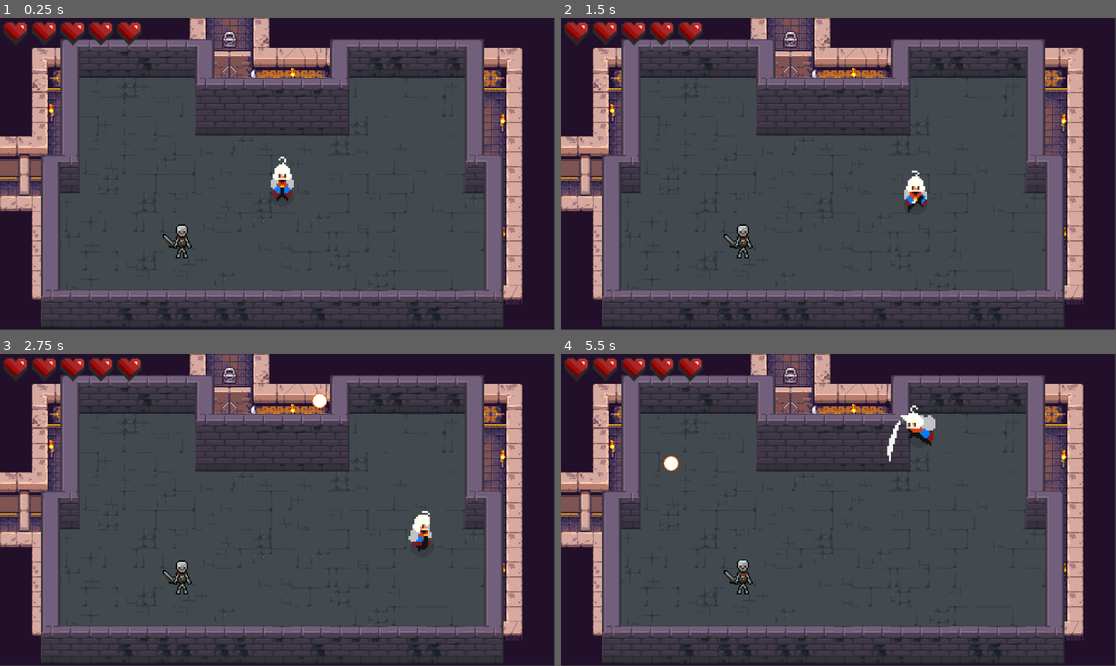
Above: before the commit, frames 1-4 (two rows, left to right).
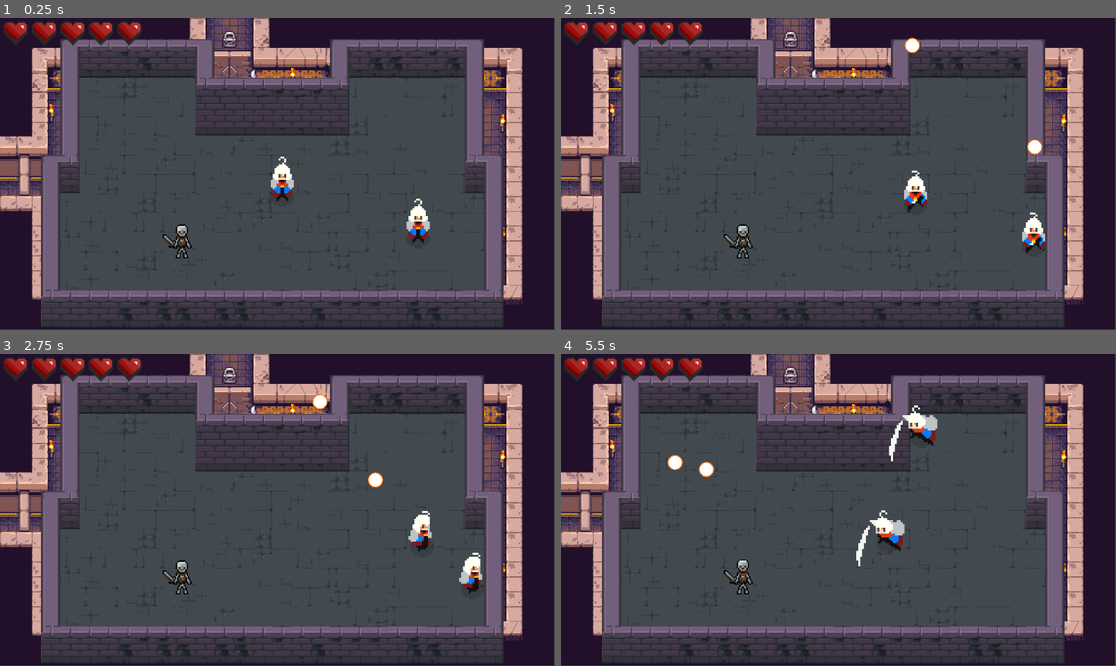
Above: after the commit, the same moments.

Repository: GuusOomen/Arcane-Dungeons-Trials-of-the-Elements
Game: Godot game, scene res://main.tscn
Same seed, same stepped clock (60 frames per second), same inputs: the game is played once before the commit and once after it.
Inputs (mouse positions are in pixels of both pictures, inside the frame that each line leads up to):
- Up to frame 1 (0.25 s): no input
- Up to frame 2 (1.5 s): move the mouse to (960, 158) at 0.52 s; hold D (right) 0.53-1.28 s; click (960, 158) at 0.6 s; move the mouse to (727, 189) at 1.27 s; hold S (down) from 1.28 s (still down); tap Space (attack) at 1.35 s
- Up to frame 3 (2.75 s): click (166, 525) at 1.55 s; move the mouse to (333, 441) at 2.02 s; release S (down) at 2.03 s; hold D (right) from 2.03 s (still down); click (333, 441) at 2.1 s
- Up to frame 4 (5.5 s): move the mouse to (810, 572) at 2.77 s; release D (right) at 2.78 s; hold W (up) 2.78-3.53 s; tap Ctrl (dash) at 2.85 s; click (810, 572) at 3.05 s; move the mouse to (1005, 556) at 3.52 s; hold A (left) 3.53-5.03 s; tap Shift (roll) at 3.6 s; click (1005, 556) at 3.8 s; move the mouse to (672, 463) at 4.27 s; click (672, 463) at 4.35 s; move the mouse to (866, 510) at 5.02 s; hold S (down) from 5.03 s (still down); tap Space (attack) at 5.1 s; click (866, 510) at 5.3 s

The runs differ from the first frame. In frame 1, 0.4% of the frame differs, in the area x 73-78%, y 57-73%; in frame 2, 0.6%; in frame 3, 0.5%; in frame 4, 1.1%, in the area x 18-68%, y 16-69%.

Commit message:
add hitboxes, fixed groups, and projectile now damages entities with a hitbox

Diff:
--- a/Character_controls.gd
+++ b/Character_controls.gd
@@ -134,11 +134,10 @@
 	attack_counter += 1
 
 func perform_magic() -> void:
-	global_position.angle_to(get_global_mouse_position())
 	var projectile := projectile_scene.instantiate() as CharacterBody2D
-	projectile.z_index = -1
-	projectile.velocity = (get_global_mouse_position() - global_position).normalized()
-	projectile.global_position = global_position + 50.0 * projectile.velocity
+	projectile.cast_group = "Player"
+	projectile.direction = (get_global_mouse_position() - global_position).normalized()
+	projectile.global_position = global_position + 50.0 * projectile.direction
 	get_tree().root.add_child(projectile)
 
 func start_dash(direction: Vector2) -> void:
--- a/Main_character.tscn
+++ b/Main_character.tscn
@@ -1323,13 +1323,17 @@
 
 [sub_resource type="CapsuleShape2D" id="CapsuleShape2D_a7k2p"]
 radius = 1.0
-height = 10.0
+height = 12.0
 
 [sub_resource type="CapsuleShape2D" id="CapsuleShape2D_q4xwv"]
 radius = 5.0
 height = 20.0
 
-[node name="Player" type="CharacterBody2D" groups=["player"]]
+[sub_resource type="CapsuleShape2D" id="CapsuleShape2D_pvafc"]
+radius = 4.0
+height = 14.0
+
+[node name="Player" type="CharacterBody2D" groups=["Player"]]
 motion_mode = 1
 script = ExtResource("1_neyl5")
 projectile_scene = ExtResource("2_30pio")
@@ -1353,3 +1357,9 @@
 z_index = 1
 position = Vector2(0, -1)
 shape = SubResource("CapsuleShape2D_q4xwv")
+
+[node name="Hitbox" type="Area2D" parent="." groups=["Hitbox"]]
+
+[node name="CollisionShape2D" type="CollisionShape2D" parent="Hitbox"]
+position = Vector2(0, 4)
+shape = SubResource("CapsuleShape2D_pvafc")
--- a/main.tscn
+++ b/main.tscn
@@ -19,6 +19,11 @@
 scale = Vector2(4, 4)
 collision_layer = 0
 
+[node name="Player2" parent="." instance=ExtResource("2_pqbwu")]
+position = Vector2(868, 415)
+scale = Vector2(4, 4)
+collision_layer = 0
+
 [node name="Room1" parent="." instance=ExtResource("3_w78d1")]
 position = Vector2(565, 444)
 scale = Vector2(2.5, 2.5)
--- a/project.godot
+++ b/project.godot
@@ -14,6 +14,11 @@
 run/main_scene="res://main.tscn"
 config/features=PackedStringArray("4.3", "Mobile")
 config/icon="res://icon.svg"
+
+[global_group]
+
+Hitbox=""
+Player=""
 
 [input]
 
--- a/projectile.gd
+++ b/projectile.gd
@@ -1,13 +1,26 @@
 extends CharacterBody2D
 
+@export var cast_group: StringName = "Player"
+@export var direction := Vector2.RIGHT
 @export var speed := 300.0
 
-func _ready() -> void:
-	velocity *= speed
+func _process(delta: float) -> void:
+	$Sprite2D.z_index = global_position.y / 10
 
 func _physics_process(delta: float) -> void:
-	velocity *= 1.01
+	velocity = speed * direction
 	move_and_slide()
+	speed *= 1.01
 
-func _on_visible_on_screen_notifier_2d_screen_exited() -> void:
-	queue_free()
+func destroy() -> void:
+	call_deferred("queue_free")
+
+func _on_damagebox_area_entered(area: Area2D) -> void:
+	if not area.is_in_group("Hitbox"):
+		return
+	var parent := area.get_parent()
+	if parent.is_in_group(cast_group):
+		return
+	if parent.has_method("take_damage"):
+		parent.take_damage()
+	destroy()
--- a/projectile.tscn
+++ b/projectile.tscn
@@ -1,18 +1,21 @@
-[gd_scene load_steps=3 format=3 uid="uid://b1sl54bed4u5h"]
+[gd_scene load_steps=4 format=3 uid="uid://b1sl54bed4u5h"]
 
 [ext_resource type="Script" path="res://projectile.gd" id="1_hrn44"]
 [ext_resource type="Texture2D" uid="uid://dpah4kwbso8ya" path="res://main_character/fire_ball.png" id="2_glqny"]
 
+[sub_resource type="CircleShape2D" id="CircleShape2D_cu7uf"]
+radius = 14.0
+
 [node name="Projectile" type="CharacterBody2D"]
-motion_mode = 1
 script = ExtResource("1_hrn44")
-
-[node name="CollisionShape2D" type="CollisionShape2D" parent="."]
 
 [node name="Sprite2D" type="Sprite2D" parent="."]
 scale = Vector2(0.75, 0.75)
 texture = ExtResource("2_glqny")
 
-[node name="VisibleOnScreenNotifier2D" type="VisibleOnScreenNotifier2D" parent="."]
+[node name="Damagebox" type="Area2D" parent="."]
 
-[connection signal="screen_exited" from="VisibleOnScreenNotifier2D" to="." method="_on_visible_on_screen_notifier_2d_screen_exited"]
+[node name="CollisionShape2D" type="CollisionShape2D" parent="Damagebox"]
+shape = SubResource("CircleShape2D_cu7uf")
+
+[connection signal="area_entered" from="Damagebox" to="." method="_on_damagebox_area_entered"]
Not shown: 1 places in Main_character.tscn that only renumber resources
